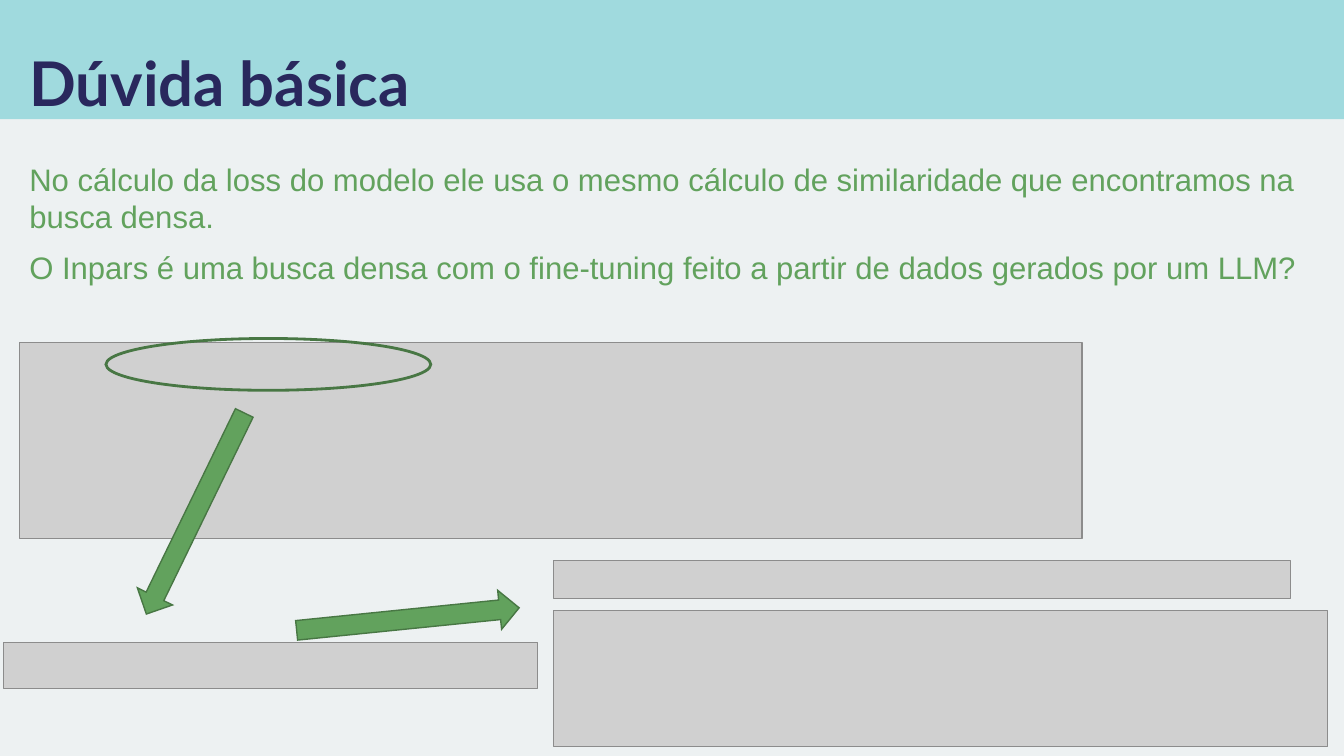
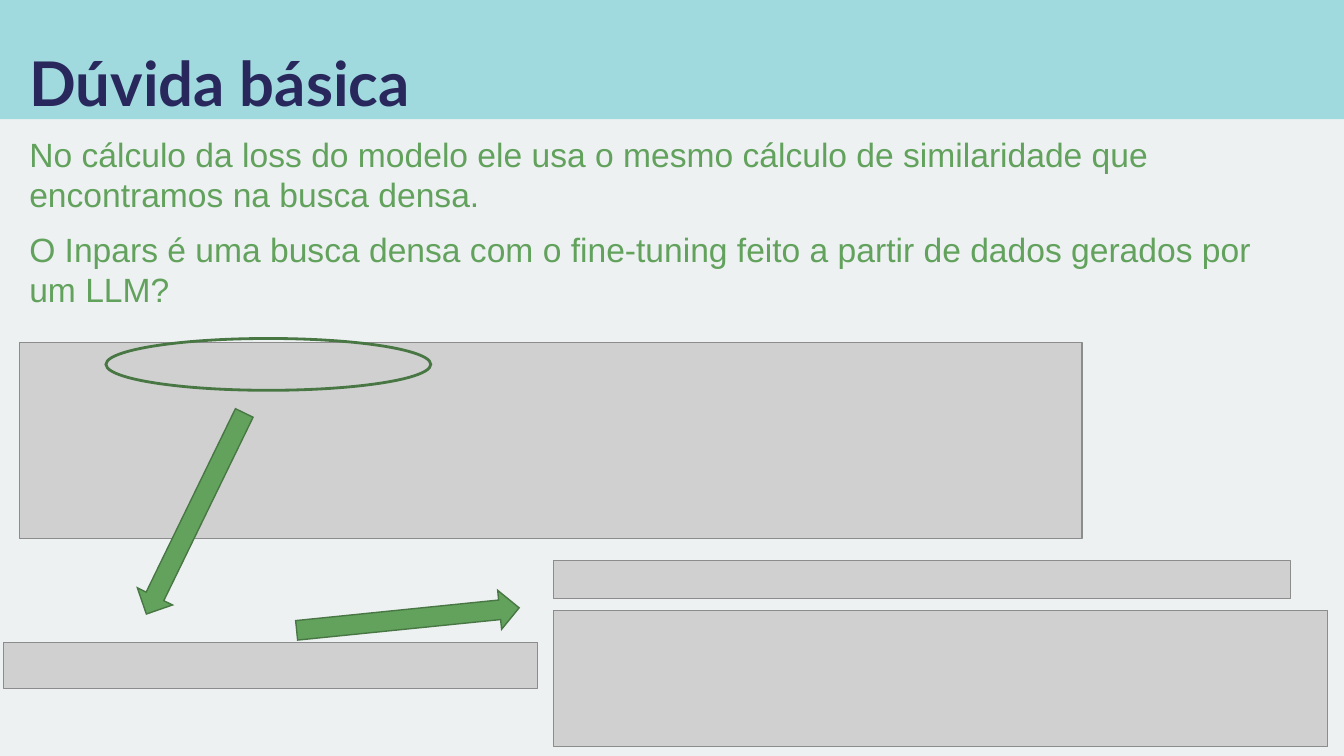
Before and after one commit to carisio/IA368-DD_deep_learning_busca, a slide deck: slide 7 of 8 - inpars/notebook/apresentacao_inpars.pptx. Drawn at 1344x756 pixels with LibreOffice and Linux fonts; fonts in the diff are those of the drawing; grey boxes stand for pictures. Boxes give left, top, right and bottom in pixels: in the first picture for what was removed or moved away, otherwise in the second. Text is boxed around its words. In the diff, an @@ line names an element or a change of style, - is before the commit and + after.

Commit message:
Adicionada apresentação notebook inpars e caderno 3 inpars

```diff
--- a/8 - inpars/notebook/apresentacao_inpars.pptx
+++ b/8 - inpars/notebook/apresentacao_inpars.pptx
@@ text "No cálculo da loss do ...": place and size @@
-text "No cálculo da loss do ..." at (29, 168, 1296, 285)
+text "No cálculo da loss do ..." at (29, 142, 1251, 303)
@@ text "No cálculo da loss do ..." at (29, 142, 1251, 303): size 22.2 to 24 pt @@
```
Also in this commit, not shown: 3 other slides changed, 1 slide added, 3 other files.
